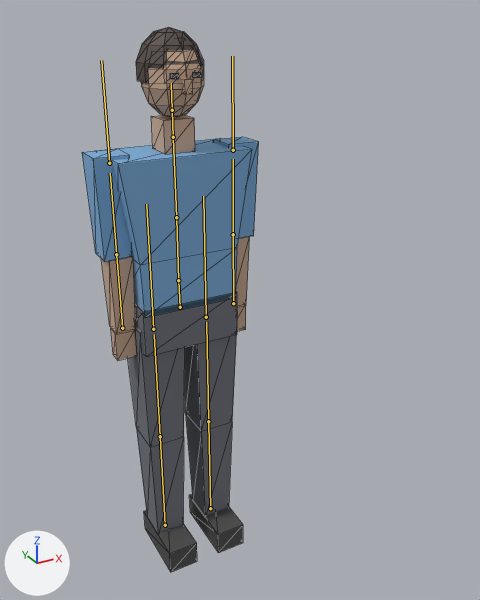
A saved change to the glTF model public/models/characters/male.glb.
Rendered twice from a 50 mm camera at (-0.829, -1.937, 1.927) aimed at (0.129, -0.195, 1.056). The axes (+X, +Y, +Z) are drawn at lower left. The lights are the same throughout. The older version comes first. The bones that bend it are drawn over the model as lines. Mesh edges are drawn as thin lines.

Names of what the first picture shows: 'WalkerMesh'.
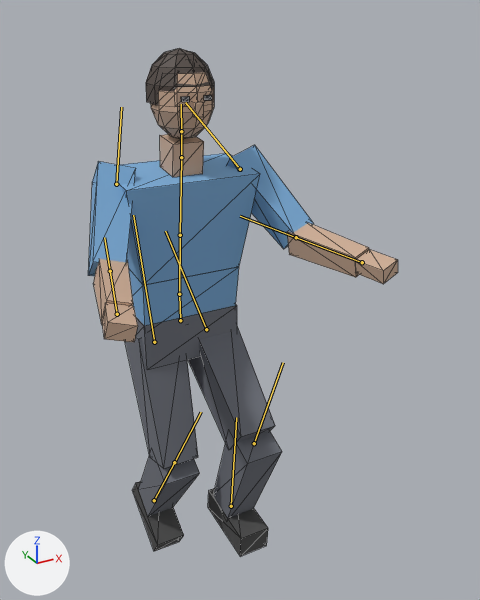
The newer file adds an action. The first version stands in its rest pose; the second is drawn at frame 0 of the action 'Jump'.

Boxes (x1, y1, x2, y2) around the edits, measured in the pictures (480 x 600 px):
'WalkerMesh', posed (75% wider, 7% shorter): before (82, 27, 259, 572); after (88, 48, 398, 557)
bone 'Hips', root to tip: before (180, 307) to (178, 280); after (180, 320) to (179, 294)
bone 'Spine', root to tip: before (178, 280) to (176, 217); after (179, 294) to (180, 235)
bone 'Head', root to tip: before (172, 110) to (171, 83); after (181, 131) to (181, 104)
bone 'UpperArm.L', root to tip: before (233, 150) to (232, 56); after (240, 169) to (185, 102)
bone 'LowerArm.L', root to tip: before (233, 234) to (233, 159); after (296, 237) to (240, 216)
bone 'UpperArm.R', root to tip: before (109, 163) to (101, 60); after (116, 184) to (121, 107)
bone 'LowerArm.R', root to tip: before (116, 254) to (110, 173); after (110, 271) to (104, 237)
bone 'UpperLeg.L', root to tip: before (206, 317) to (203, 196); after (206, 329) to (165, 231)
bone 'LowerLeg.L', root to tip: before (208, 421) to (206, 322); after (254, 443) to (283, 362)
bone 'Foot.L', root to tip: before (210, 508) to (208, 421); after (231, 506) to (236, 417)
bone 'UpperLeg.R', root to tip: before (153, 329) to (146, 204); after (154, 342) to (133, 215)
bone 'LowerLeg.R', root to tip: before (160, 436) to (154, 334); after (174, 462) to (201, 412)

What changed in the scene script:
```text
Change bone_hips:
    where bone_hips = bpy.data.objects['Walker'].pose.bones['Hips']
    bone_hips.location: (0.0, 0.0, 0.0) -> (0.0, -0.05, 0.0)
Change bone_spine:
    where bone_spine = bpy.data.objects['Walker'].pose.bones['Spine']  # child of 'Hips'
    bone_spine.rotation_quaternion: (1.0, 0.0, 0.0, 0.0) -> (0.998, 0.06, 0.0, 0.0)  # degrees (0, 0, 0) -> degrees (7, 0, 0)
Change bone_head:
    where bone_head = bpy.data.objects['Walker'].pose.bones['Head']  # child of 'Neck'
    bone_head.rotation_quaternion: (1.0, 0.0, 0.0, 0.0) -> (0.999, -0.05, 0.0, 0.0)  # degrees (0, 0, 0) -> degrees (-6, 0, 0)
Change bone_upperarm_l:
    where bone_upperarm_l = bpy.data.objects['Walker'].pose.bones['UpperArm.L']  # child of 'Chest'
    bone_upperarm_l.rotation_quaternion: (1.0, 0.0, 0.0, 0.0) -> (0.887, -0.428, 0.076, 0.157)  # degrees (0, 0, 0) -> degrees (-50, 16, 13)
Change bone_lowerarm_l:
    where bone_lowerarm_l = bpy.data.objects['Walker'].pose.bones['LowerArm.L']  # child of 'UpperArm.L'
    bone_lowerarm_l.rotation_quaternion: (1.0, 0.0, 0.0, 0.0) -> (0.939, -0.343, 0.0, 0.0)  # degrees (0, 0, 0) -> degrees (-40, 0, 0)
Change bone_upperarm_r:
    where bone_upperarm_r = bpy.data.objects['Walker'].pose.bones['UpperArm.R']  # child of 'Chest'
    bone_upperarm_r.rotation_quaternion: (1.0, 0.0, 0.0, 0.0) -> (0.887, -0.428, -0.076, -0.157)  # degrees (0, 0, 0) -> degrees (-50, -16, -13)
Change bone_lowerarm_r:
    where bone_lowerarm_r = bpy.data.objects['Walker'].pose.bones['LowerArm.R']  # child of 'UpperArm.R'
    bone_lowerarm_r.rotation_quaternion: (1.0, 0.0, 0.0, 0.0) -> (0.939, -0.343, 0.0, 0.0)  # degrees (0, 0, 0) -> degrees (-40, 0, 0)
Change bone_upperleg_l:
    where bone_upperleg_l = bpy.data.objects['Walker'].pose.bones['UpperLeg.L']  # child of 'Hips'
    bone_upperleg_l.rotation_quaternion: (1.0, 0.0, 0.0, 0.0) -> (0.9, -0.435, 0.0, 0.0)  # degrees (0, 0, 0) -> degrees (-52, 0, 0)
Change bone_lowerleg_l:
    where bone_lowerleg_l = bpy.data.objects['Walker'].pose.bones['LowerLeg.L']  # child of 'UpperLeg.L'
    bone_lowerleg_l.rotation_quaternion: (1.0, 0.0, 0.0, 0.0) -> (0.796, 0.605, 0.0, 0.0)  # degrees (0, 0, 0) -> degrees (74, 0, 0)
Change bone_foot_l:
    where bone_foot_l = bpy.data.objects['Walker'].pose.bones['Foot.L']  # child of 'LowerLeg.L'
    bone_foot_l.rotation_quaternion: (1.0, 0.0, 0.0, 0.0) -> (0.989, -0.149, 0.0, 0.0)  # degrees (0, 0, 0) -> degrees (-17, 0, 0)
Change bone_upperleg_r:
    where bone_upperleg_r = bpy.data.objects['Walker'].pose.bones['UpperLeg.R']  # child of 'Hips'
    bone_upperleg_r.rotation_quaternion: (1.0, 0.0, 0.0, 0.0) -> (0.989, -0.149, 0.0, 0.0)  # degrees (0, 0, 0) -> degrees (-17, 0, 0)
Change bone_lowerleg_r:
    where bone_lowerleg_r = bpy.data.objects['Walker'].pose.bones['LowerLeg.R']  # child of 'UpperLeg.R'
    bone_lowerleg_r.rotation_quaternion: (1.0, 0.0, 0.0, 0.0) -> (0.9, 0.435, 0.0, 0.0)  # degrees (0, 0, 0) -> degrees (52, 0, 0)
```
